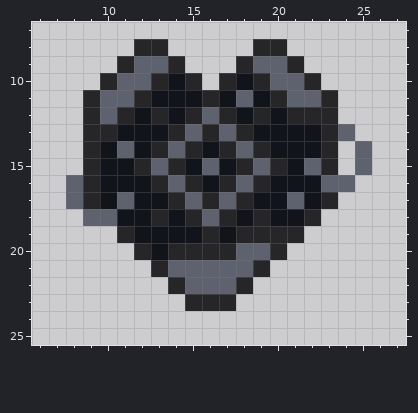
Pixel-art sprite, stored at PNG/ship health icon.png. This is how it looked before the edit.
The file is 32x32 pixels. Shown: x 6..27, y 7..25.
The same view after the edit:
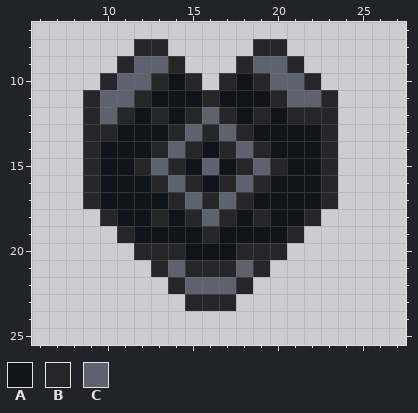
Palette (. is transparent): A #12141c  B #262629  C #5e616e
Difference:
@@ x 6..27 @@
 10 ....BCCBAB.BABCCB.....
-11 ...BCCBAAABACABCCB....
+11 ...BCCBAAABAAABCCB....
 12 ...BCBABABCBABABBB....
-13 ...BBAAABCBCBAAAABC...
-14 ...BACABCBABCBAAAB.C..
-15 ...BAABCBACABCBACB.C..
-16 ..CBAAABCBABCBAAACC...
-17 ..CBACAABCBCBAACAB....
-18 ...CCAABABCBABAAB.....
-19 .....BAAAABABBBB......
-20 ......BABBBBCCB.......
-21 .......BCCCCCB........
+13 ...BBAAABCBCBAAAAB....
+14 ...BAAABCBABCBAAAB....
+15 ...BAABCBACABCBAAB....
+16 ...BAAABCBABCBAAAB....
+17 ...BAAAABCBCBAAAAB....
+18 ....BAABABCBABAAB.....
+19 .....BAAAABAAAAB......
+20 ......BBBAAABBB.......
+21 .......BCBBBCB........
 22 ........BCCCB.........
Boxes around the changes in both pictures, in picture pixels (x1, y1, x2, y2):
changed: (66, 90, 372, 277)
